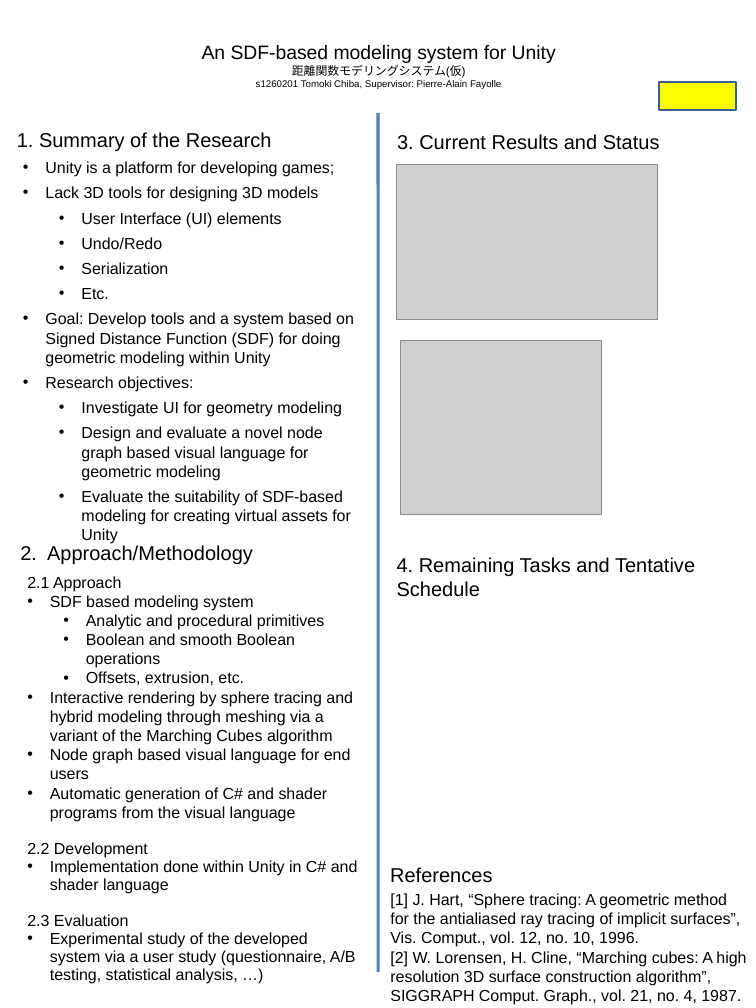
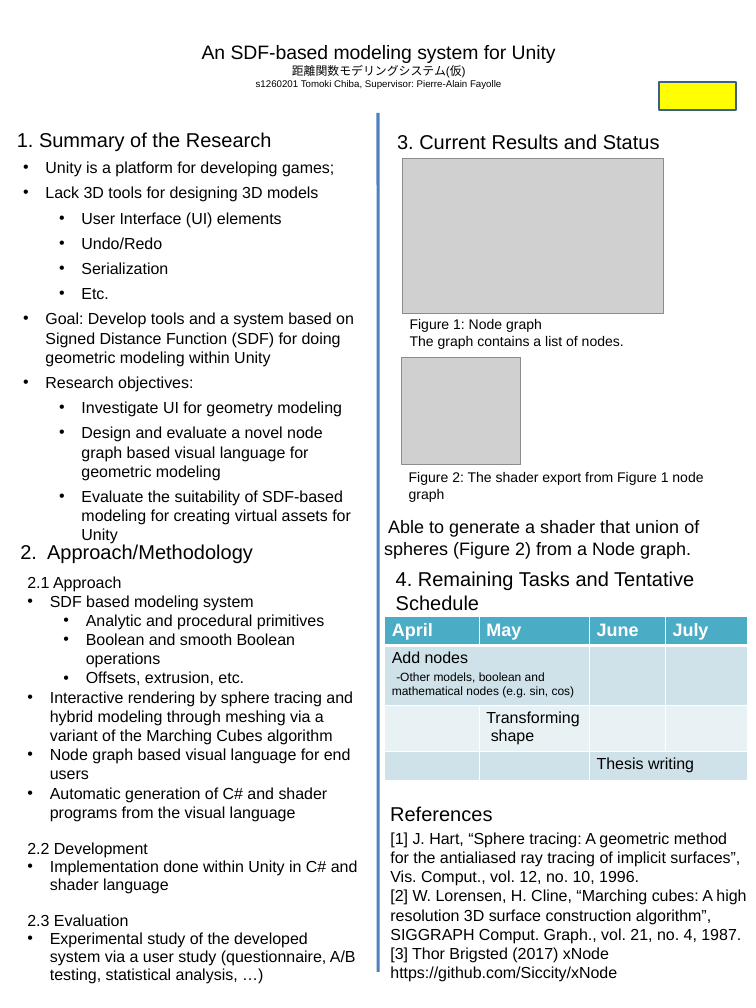
Before and after one commit to s1260201/SDF-Editor, a slide deck: slide 1 of Doc/poster.pptx. Drawn at 756x1008 pixels with LibreOffice and Linux fonts; fonts in the diff are those of the drawing; grey boxes stand for pictures. Boxes give left, top, right and bottom in pixels: in the first picture for what was removed or moved away, otherwise in the second. Text is boxed around its words. In the diff, an @@ line names an element or a change of style, - is before the commit and + after.

Commit message:
Draft of Poster

```diff
--- a/Doc/poster.pptx
+++ b/Doc/poster.pptx
@@ picture: place and size @@
-picture at [397, 164, 657, 319]
+picture at [402, 158, 663, 313]
@@ text added at [410, 319, 624, 349], 14 pt, text #000000 @@
+Figure 1: Node graph
+The graph contains a list of nodes.
@@ picture: place and size @@
-picture at [400, 340, 601, 514]
+picture at [402, 357, 521, 465]
@@ text added at [409, 472, 703, 502], 14 pt, text #000000 @@
+Figure 2: The shader export from Figure 1 node graph
@@ text added at [384, 520, 699, 559], 18 pt, text #000000 @@
+Able to generate a shader that union of spheres (Figure 2) from a Node graph.
@@ text "4. Remaining Tasks and Tentative ...": place and size @@
-text "4. Remaining Tasks and Tentative ..." at [397, 557, 695, 597]
+text "4. Remaining Tasks and Tentative ..." at [396, 571, 694, 611]
@@ table added at [384, 616, 747, 777], 4 rows, 4 columns @@
+April | May | June | July
+Add nodes / -Other models, boolean and / mathematical nodes (e.g. sin, cos) |  |  | 
+ | Transforming shape |  | 
+ |  | Thesis writing | 
@@ text "References": place and size @@
-text "References" at [390, 867, 492, 883]
+text "References" at [390, 806, 492, 822]
@@ text "[1] J. Hart, “Sphere tracing: ...": place and size @@
-text "[1] J. Hart, “Sphere tracing: ..." at [390, 893, 746, 1005]
+text "[1] J. Hart, “Sphere tracing: ..." at [390, 832, 746, 982]
@@ text at [390, 947, 617, 982]: paragraph added @@
+[3] Thor Brigsted (2017) xNode https://github.com/Siccity/xNode
```
Also in this commit, not shown: 1 other file.
